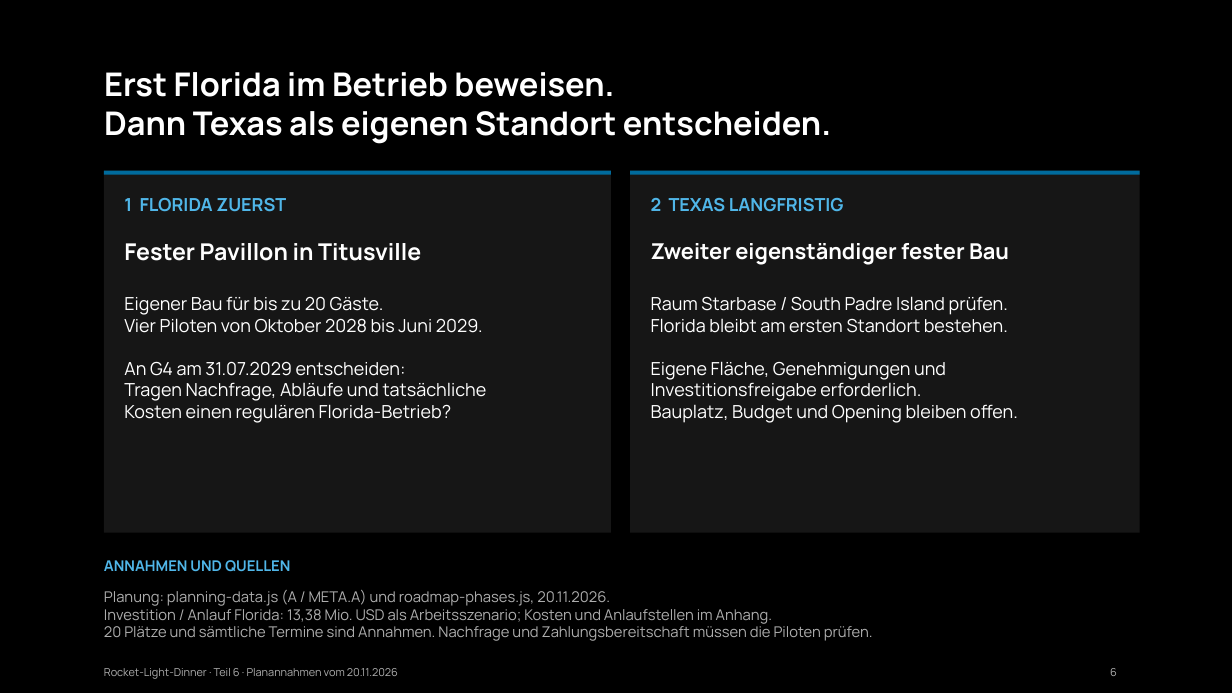
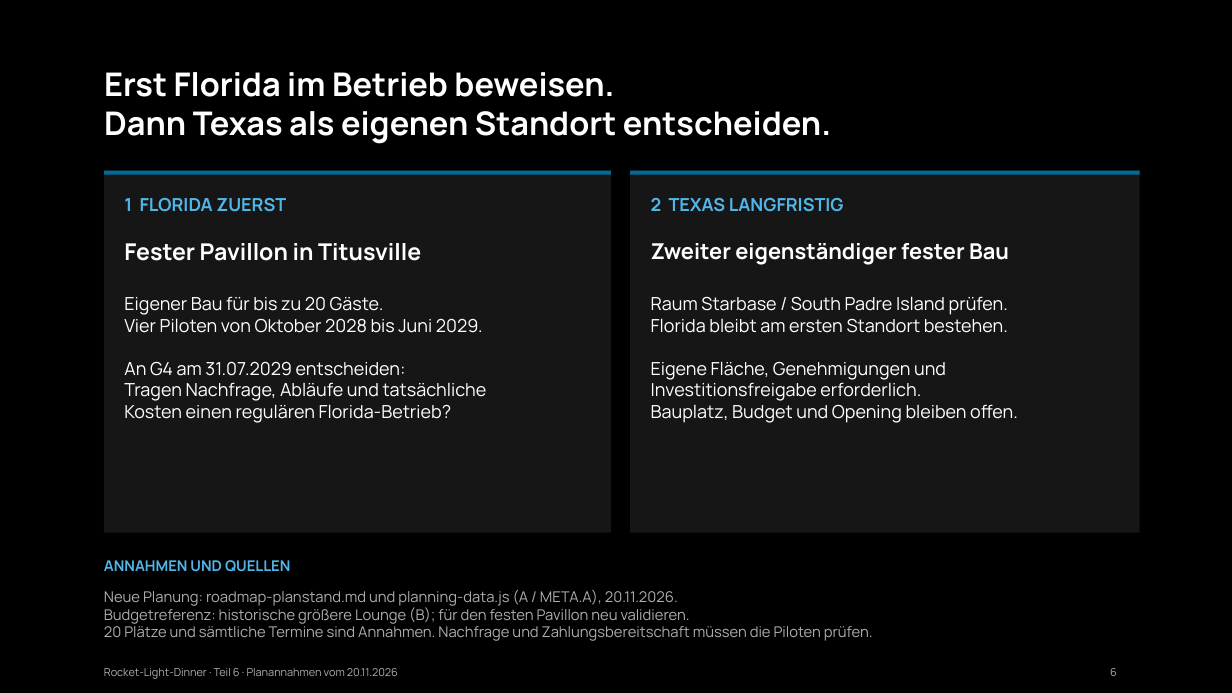
Before and after one commit to Pogoner/InnovationManagement, a slide deck: slide 6 of quellen/step-6-roadmap-fester-pavillon.pptx. Drawn at 1232x693 pixels with LibreOffice and Linux fonts; fonts in the diff are those of the drawing. Boxes give left, top, right and bottom in pixels: in the first picture for what was removed or moved away, otherwise in the second. Text is boxed around its words. In the diff, an @@ line names an element or a change of style, - is before the commit and + after.

```diff
--- a/quellen/step-6-roadmap-fester-pavillon.pptx
+++ b/quellen/step-6-roadmap-fester-pavillon.pptx
@@ text at (104, 590, 690, 624): text changed @@
-Planung: planning-data.js (A / META.A) und roadmap-phases.js, 20.11.2026.
-Investition / Anlauf Florida: 13,38 Mio. USD als Arbeitsszenario; Kosten und Anlaufstellen im Anhang.
+Neue Planung: roadmap-planstand.md und planning-data.js (A / META.A), 20.11.2026.
+Budgetreferenz: historische größere Lounge (B); für den festen Pavillon neu validieren.
```
Also in this commit, not shown: 2 other slides changed, 2 slides removed, 30 other files.
